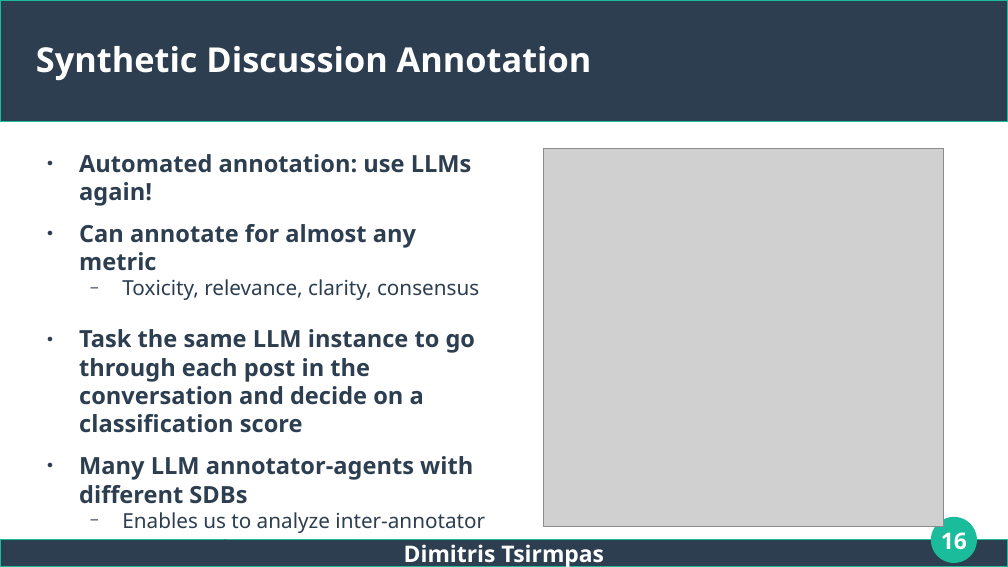
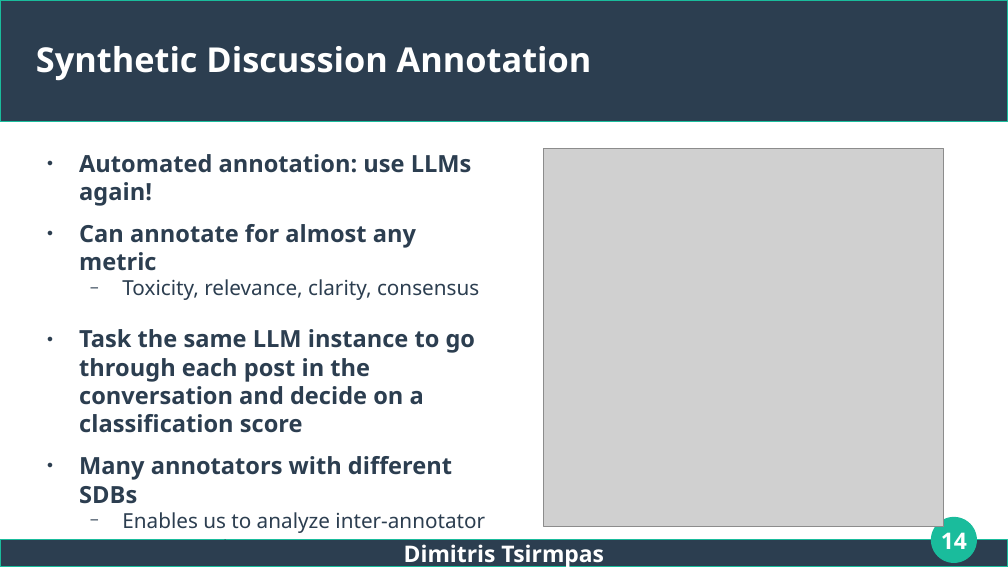
Before and after one commit to dimits-ts/llm_moderation_research, a slide deck: slide 14 of presentations/thesis.odp (slide 16 before the commit). Drawn at 1008x567 pixels with LibreOffice and Linux fonts; fonts in the diff are those of the drawing; grey boxes stand for pictures. Boxes give left, top, right and bottom in pixels: in the first picture for what was removed or moved away, otherwise in the second. Text is boxed around its words. In the diff, an @@ line names an element or a change of style, - is before the commit and + after.

```diff
--- a/presentations/thesis.odp
+++ b/presentations/thesis.odp
@@ text at (x1=79, y1=456, x2=452, y2=504): text changed @@
-● Many LLM annotator-agents with different SDBs
+● Many annotators with different SDBs
@@ page number at (x1=941, y1=532, x2=967, y2=549): text changed @@
-16
+14
```
Also in this commit, not shown: 13 other slides changed, 1 slide added, 7 slides removed, 8 other files.
